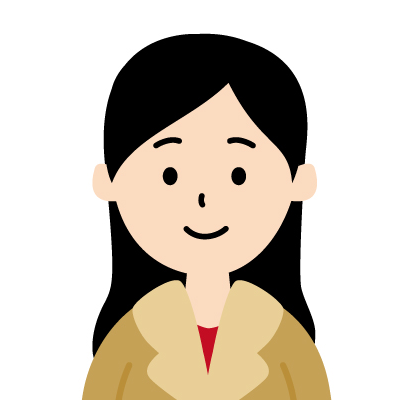
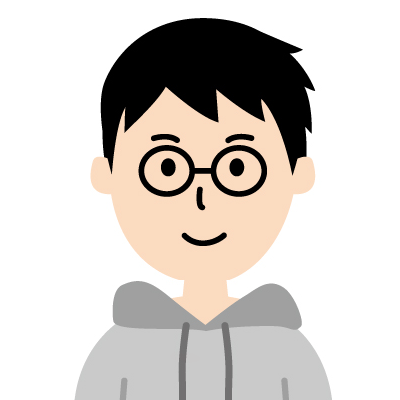
Comparing the layer stacks of the two w=400, h=400 images. Changes:
hid "2428929.jpg" over bbox(74, 18, 334, 400)
added layer "2429331.jpg コピー #1" above "2429331.jpg コピー" over bbox(74, 18, 334, 400)
added layer "2429331.jpg コピー" above "背景" over bbox(74, 18, 334, 400)
